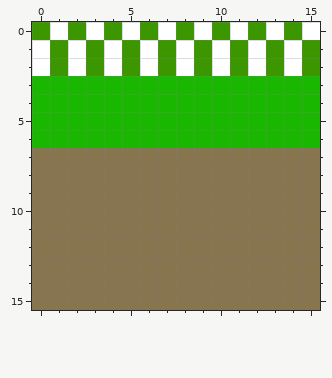
A pixel-art sprite gets an edit: images/Grama.png. Above, as it was before the edit.
The file is 16x16 pixels. Colours within 5 levels of each other are drawn and written as one.
After the commit:
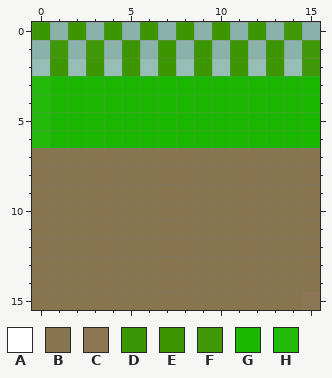
Palette (. is transparent): A #ffffff  B #86754e  C #8c7653  D #399500f9  E #3b9600  F #3f9806  G #1ab700  H #24ba0b
The exact change:
@@ x 0..15 @@
- 0 EAEAEAEAEAEAEAEA
- 1 AEAEAEAEAEAEAEAE
- 2 AEAEAEAEAEAEAEAE
- 3 GGGGGGGGGGGGGGGG
- 4 GGGGGGGGGGGGGGGG
- 5 GGGGGGGGGGGGGGGG
- 6 GGGGGGGGGGGGGGGG
+ 0 D.E.E.E.E.E.E.F.
+ 1 .F.F.E.E.E.E.E.F
+ 2 .E.E.E.E.E.E.E.F
+ 3 HGGGGGGGGGGGGGGG
+ 4 HGGGGGGGGGGGGGGG
+ 5 HGGGGGGGGGGGGGGG
+ 6 HGGGGGGGGGGGGGGG
  7 BBBBBBBBBBBBBBBB
@@ x 13..15 @@
 14 BBB
-15 BBB
+15 BBC
Where, in picture pixels (left, top, right, bottom), the same in both pictures:
changed: (32, 22, 320, 148)
changed: (302, 292, 320, 310)
